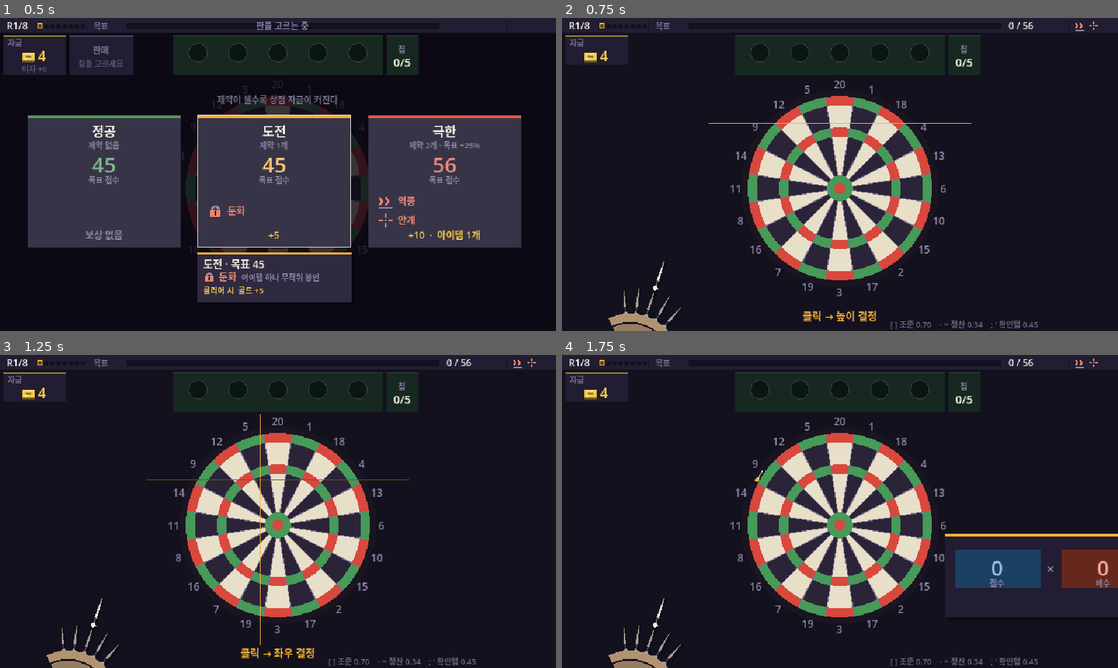
Above: before the commit, frames 1-4 (two rows, left to right).
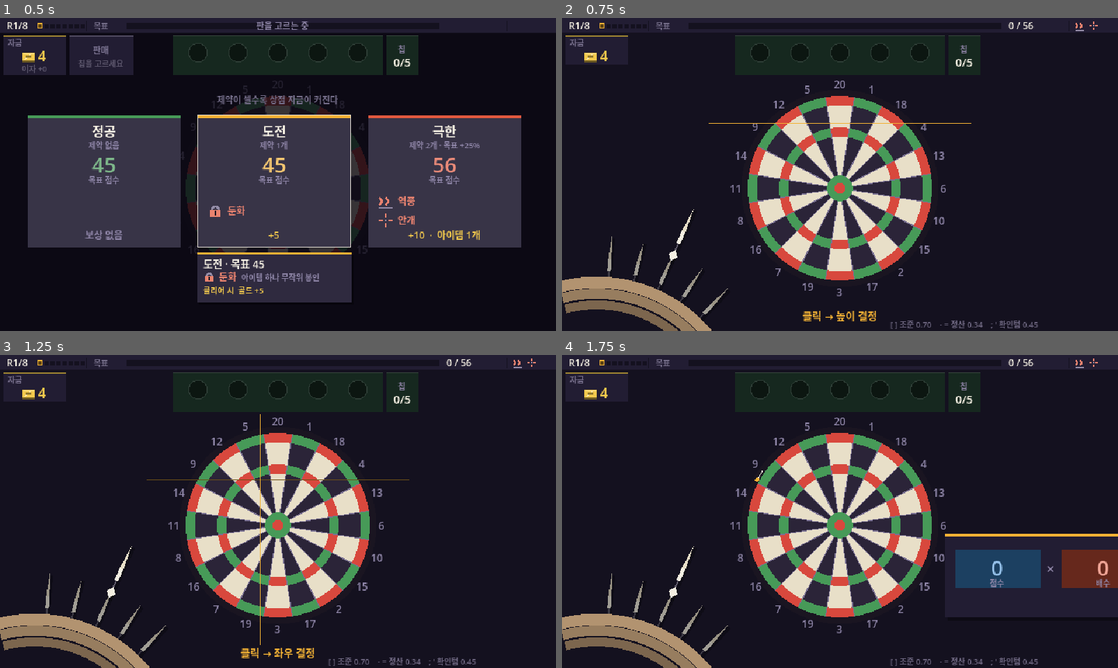
Above: after the commit, the same moments.

Repository: GGbong69/test-03
Game: Godot game, scene res://scenes/main.tscn
Same seed, same stepped clock (60 frames per second), same inputs: the game is played once before the commit and once after it.
Inputs (mouse positions are in pixels of both pictures, inside the frame that each line leads up to):
- Up to frame 1 (0.5 s): no input
- Up to frame 2 (0.75 s): tap Enter at 0.5 s; move the mouse to (962, 158) at 0.52 s; click (962, 158) at 0.67 s
- Up to frame 3 (1.25 s): tap Space at 0.77 s
- Up to frame 4 (1.75 s): move the mouse to (728, 527) at 1.27 s; click (728, 527) at 1.42 s; tap Space at 1.52 s

Frame 1 is identical in both runs. In frame 2, 3.1% of the frame differs, in the area x 0-30%, y 61-100%; in frame 3, 3.1%; in frame 4, 3.1%.

Commit message:
쥔 손을 크게 — 부채가 하단을 가로지른다
작아서 무엇을 쥐고 있는지 읽히지 않았다. 라이트한 유저가 처음 봐도
"손에 다트를 쥐고 있다" 가 바로 와야 한다.

중심을 화면 한참 아래(y470)로 내리고 반지름을 74 → 190 으로 키운다.
멀리서 크게 그리면 부채가 얕게 누워 하단을 가로지르고, 손은 화면 밖에
있고 다트만 올라온 것으로 읽힌다. 다트 반길이도 18 → 30.

_icon_dart 의 굵기를 길이에 연동한다. bw/fin 이 절대값이라 dl 만 키우면
길기만 하고 얇은 막대가 됐다 — 키우고 나서 실제로 그렇게 나왔다.
기준은 매대 크기 dl 19 이고, 바닥 0.75 를 둬 보드에 꽂힌 다트(dl 7)가
실오라기가 되는 것을 막는다. lgt 꼬리선의 루프 변수 k 가 새 배율 k 를
가리므로 side 로 갈았다.

손가락 띠는 자루 끝을 쥔다. arc - 8 에 두었더니 다트의 아래 60% 를
덮어 버렸다. arc - dl + 6 으로 내려 꼬리 언저리만 잡는다.

점수 카드가 왼쪽으로 올 때는 반드시 위로 간다. 아래 왼쪽은 이제 손이
통째로 쓴다 — 가로로 못 피하므로 세로로 피한다.

검증: 헤드리스 오토플레이 완주 · 프레임 육안 확인.

Co-Authored-By: Claude Opus 5 <noreply@anthropic.com>

Diff:
--- a/scripts/game.gd
+++ b/scripts/game.gd
@@ -1194,7 +1194,8 @@
 	queue.clear()
 
 	card_side = -1 if aim.x > BC.x else 1
-	card_y = 206.0 if aim.y < BC.y else 74.0
+	# 왼쪽 카드는 반드시 위로 간다. 아래 왼쪽은 손 부채가 통째로 쓴다.
+	card_y = 74.0 if card_side < 0 else (206.0 if aim.y < BC.y else 74.0)
 	card_target = 1.0
 
 	var fired := []
@@ -1496,7 +1497,7 @@
 	var picking := state == S.PICK
 
 	# 손등 — 부채 뒤에 깔린다. 화면 밖으로 잘려 손목이 안 보인다.
-	draw_circle(p + Vector2(0.0, 6.0), 36.0, C_SKIN.darkened(0.42))
+	draw_circle(p + Vector2(0.0, 6.0), GRIP.arc * 0.46, C_SKIN.darkened(0.42))
 
 	# 다트. 커서가 올라간 것을 맨 나중에 그려 위로 올린다.
 	var hov := -1
@@ -1518,15 +1519,17 @@
 		var st: float = minf(GRIP.step, GRIP.span / float(maxi(n - 1, 1)))
 		var half: float = float(n - 1) * 0.5 * st + 0.34
 		for k in 3:
-			var rr: float = GRIP.arc - 19.0 - float(k) * 11.0
+			# 자루 끝을 쥔다. arc-dl 이 다트 꼬리이므로 그 언저리에 첫 띠를 두고
+			# 나머지는 손 안쪽으로 내린다. 위로 올리면 다트를 덮어 버린다.
+			var rr: float = GRIP.arc - GRIP.dl + 6.0 - float(k) * 13.0
 			draw_arc(p, rr, GRIP.mid - half - PI * 0.5, GRIP.mid + half - PI * 0.5,
-					16, C_SKIN.darkened(0.08 + float(k) * 0.14), 9.5 - float(k) * 0.7)
+					22, C_SKIN.darkened(0.08 + float(k) * 0.14), 13.0 - float(k) * 1.4)
 
 	# 지금 던지는 다트는 손에서 빠져나와 부채 앞에 따로 선다.
 	# 글자로 "▶ 표준" 이라 적던 자리를 물건 자체로 바꾼다.
 	if not picking and not cur_dart.is_empty():
 		var u := Vector2(sin(GRIP.mid), -cos(GRIP.mid))
-		_icon_dart(p + u * (GRIP.arc + 36.0), GRIP.dl + 2.0,
+		_icon_dart(p + u * (GRIP.arc + 52.0), GRIP.dl + 3.0,
 				String(cur_dart.id), 0.0, GRIP.mid - GRIP.ang, 1.0)
 
 
@@ -1710,15 +1713,17 @@
 #  남은 개수를 숫자나 슬롯이 아니라 손의 무게가 말한다.
 #  중심이 화면 아래 밖이라 부채가 화면 하단에서 올라오는 것으로 읽힌다.
 const GRIP := {
-	"px": 78.0, "py": 400.0,   # 부채 중심 (화면 밖)
-	"arc": 74.0,               # 중심에서 다트 중심까지
-	"mid": 0.32,               # 부채가 향하는 각 (위에서 오른쪽으로, 라디안)
-	"span": 0.95,              # 최대 벌림 — 몇 자루든 이보다 안 벌어진다.
-	                           # 넓으면 끝 다트가 화면 아래로 눕는다.
-	"step": 0.20,              # 다트 사이 최대 각
-	"dl": 18.0,                # 다트 반길이
-	"lift": 9.0,               # 커서를 올린 다트가 뽑혀 나오는 거리
-	"hit": 12.0,               # 잡기 반경
+	# 중심을 화면 한참 아래로 내리고 반지름을 키우면 부채가 얕게 누워
+	# 하단을 가로지른다. 손은 화면 밖에 있고 다트만 올라온 것으로 읽힌다.
+	"px": 40.0, "py": 470.0,   # 부채 중심 (화면 밖)
+	"arc": 190.0,               # 중심에서 다트 중심까지
+	"mid": 0.42,               # 부채가 향하는 각 (위에서 오른쪽으로, 라디안)
+	"span": 0.90,              # 최대 벌림 — 몇 자루든 이보다 안 벌어진다.
+							   # 넓으면 끝 다트가 화면 아래로 눕는다.
+	"step": 0.17,              # 다트 사이 최대 각
+	"dl": 30.0,                # 다트 반길이
+	"lift": 14.0,               # 커서를 올린 다트가 뽑혀 나오는 거리
+	"hit": 20.0,               # 잡기 반경
 	"ang": 0.5404,             # _icon_dart 가 이미 기울어 있는 각 = atan2(6, 10)
 }
 
@@ -3046,25 +3051,30 @@
 	# 보드에 꽂힌 다트와 같은 각도로 눕는다 (_draw_darts 의 Vector2(6, -10))
 	var dir := Vector2(6.0, -10.0).normalized().rotated(rot)
 	var nrm := Vector2(-dir.y, dir.x)
-	var bw := 2.6
-	var fin := 3.2
+	# 굵기는 길이를 따라간다. 절대값으로 두면 dl 을 키웠을 때 길기만 하고
+	# 얇은 막대가 된다 — 손 부채(dl 30)에서 실제로 그렇게 나왔다.
+	# 기준은 매대 크기 dl 19. 바닥을 둬 보드에 꽂힌 다트(dl 7)가
+	# 실오라기가 되는 것을 막는다.
+	var k: float = maxf(0.75, dl / 19.0)
+	var bw := 2.6 * k
+	var fin := 3.2 * k
 	var col := C_TXT
 	match id:
 		"hvy":
-			bw = 4.0
-			fin = 2.4
+			bw = 4.0 * k
+			fin = 2.4 * k
 			col = C_WIRE.lightened(0.30)
 		"lgt":
-			bw = 1.5
-			fin = 4.6
+			bw = 1.5 * k
+			fin = 4.6 * k
 			col = C_GREEN.lightened(0.35)
 		"prc":
-			bw = 2.2
-			fin = 2.8
+			bw = 2.2 * k
+			fin = 2.8 * k
 			col = C_CHIP.lightened(0.25)
 		"mag":
-			bw = 3.0
-			fin = 3.4
+			bw = 3.0 * k
+			fin = 3.4 * k
 			col = C_MULT.lightened(0.25)
 	col = Color(col.darkened(dim), a)
 
@@ -3097,13 +3107,13 @@
 				draw_line(q + nrm * bw * 0.6, q - nrm * bw * 0.6,
 						Color(C_DARK.darkened(dim), a), 2.0)
 		"lgt":
-			for k in [-1.0, 1.0]:
-				draw_line(tail + nrm * k * 2.5 - dir * 2.0,
-						tail + nrm * k * 2.5 - dir * 6.0, col, 1.0)
+			for side in [-1.0, 1.0]:
+				draw_line(tail + nrm * side * 2.5 * k - dir * 2.0 * k,
+						tail + nrm * side * 2.5 * k - dir * 6.0 * k, col, 1.0)
 		"prc":
-			draw_line(tip, tip + dir * 5.0, Color(C_CHIP.lightened(0.4).darkened(dim), a), 1.0)
+			draw_line(tip, tip + dir * 5.0 * k, Color(C_CHIP.lightened(0.4).darkened(dim), a), 1.0)
 		"mag":
-			draw_arc(tip + dir * 4.0, 4.5, PI * 0.15, PI * 0.85,
+			draw_arc(tip + dir * 4.0 * k, 4.5 * k, PI * 0.15, PI * 0.85,
 					10, Color(C_MULT.lightened(0.4).darkened(dim), a), 1.0)
 
 
